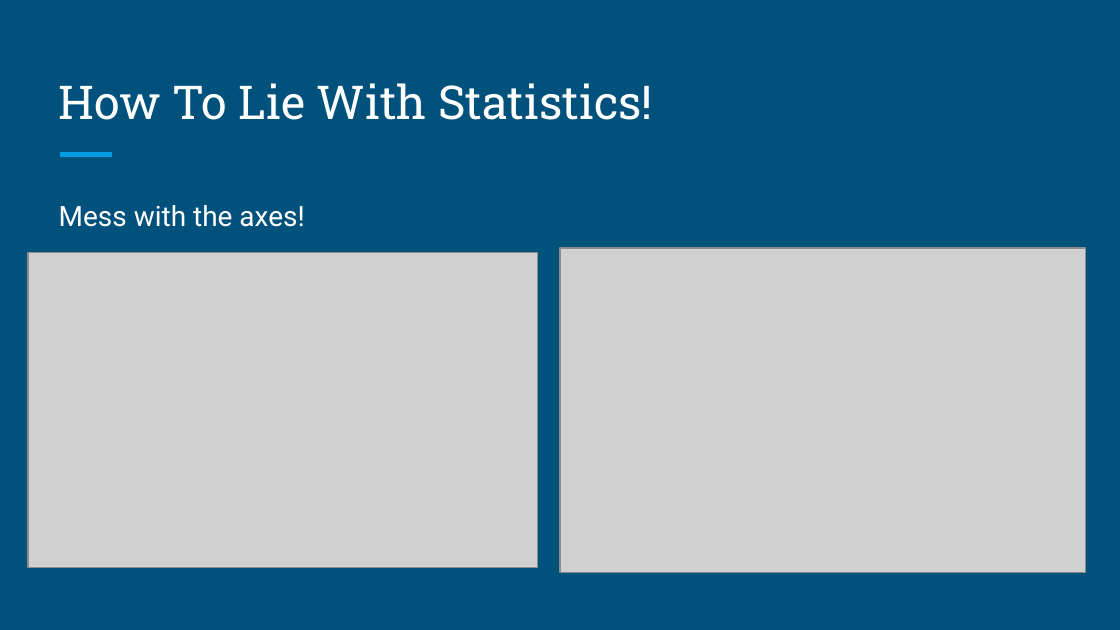
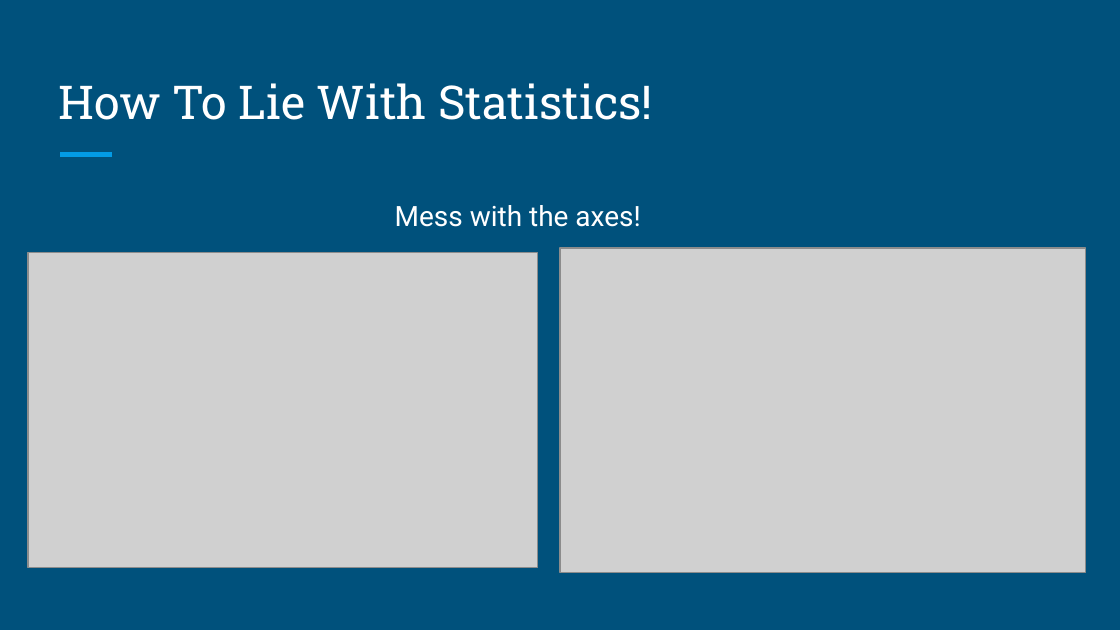
Before and after one commit to rjwrobel86/Python4Statistics, a slide deck: slide 27 of Stuff For Class/Slides/Organizing & Visualizing Data.pptx. Drawn at 1120x630 pixels with LibreOffice and Linux fonts; fonts in the diff are those of the drawing; grey boxes stand for pictures. Boxes give left, top, right and bottom in pixels: in the first picture for what was removed or moved away, otherwise in the second. Text is boxed around its words. In the diff, an @@ line names an element or a change of style, - is before the commit and + after.

```diff
--- a/Stuff For Class/Slides/Organizing & Visualizing Data.pptx
+++ b/Stuff For Class/Slides/Organizing & Visualizing Data.pptx
@@ text "Mess with the axes!" at [395, 205, 640, 227]: indent changed @@
```
Also in this commit, not shown: 5 other slides changed, 5 slides added, 34 other files.
